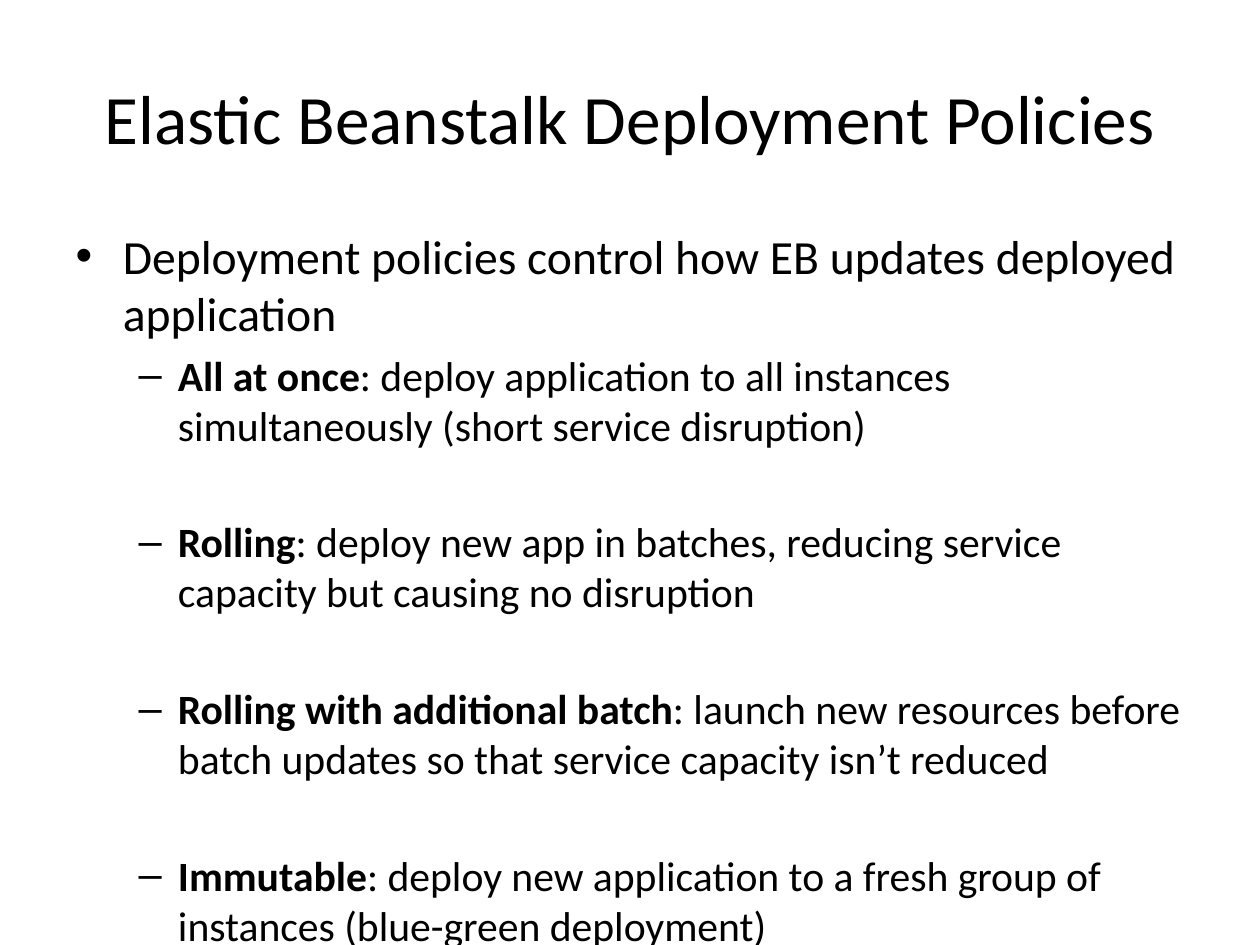
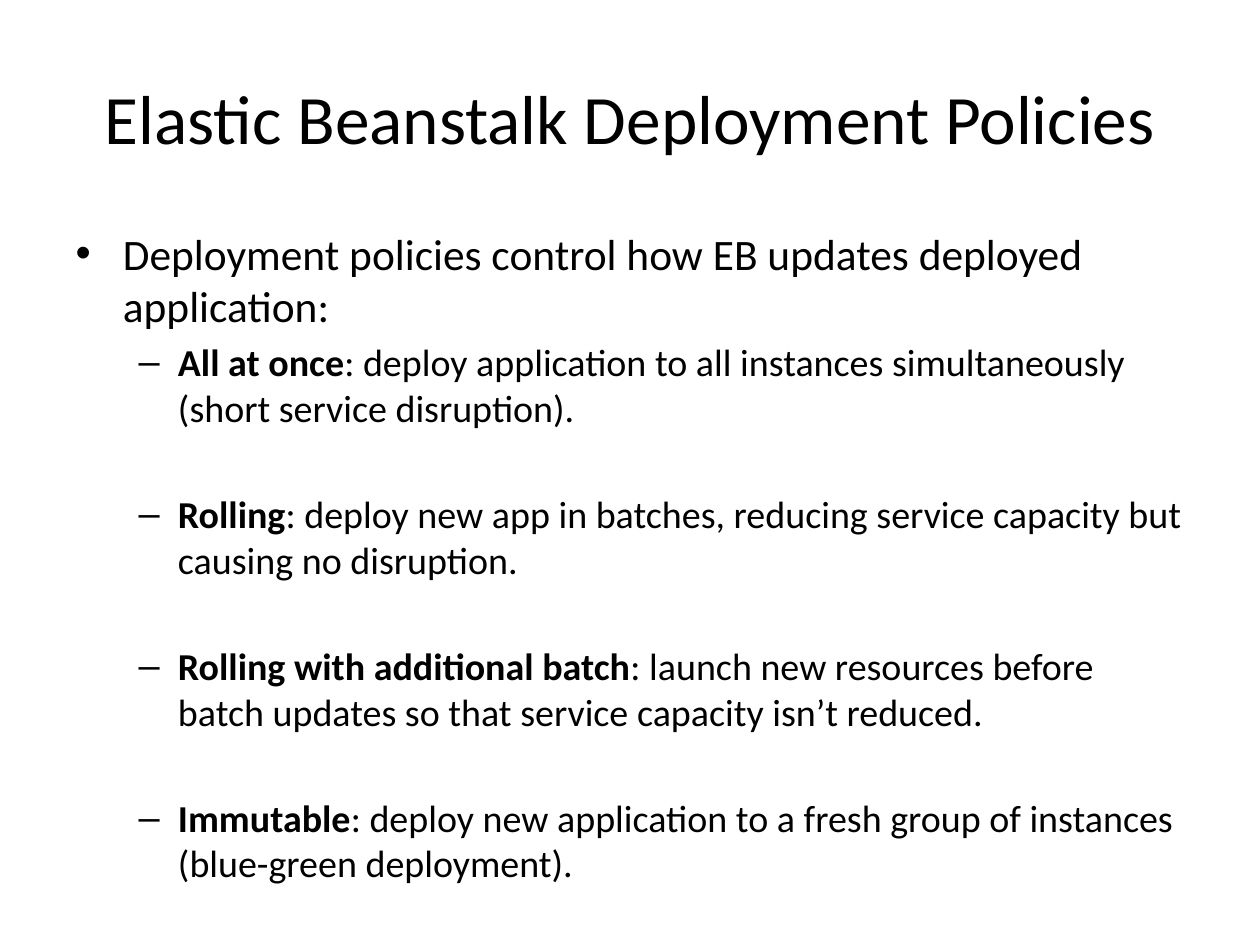
Before and after one commit to jasondbaker/infrastructure-class, a slide deck: slide 35 of infrastructure-week-6.pptx (slide 36 before the commit). Drawn at 1260x945 pixels with LibreOffice and Linux fonts; fonts in the diff are those of the drawing. Boxes give left, top, right and bottom in pixels: in the first picture for what was removed or moved away, otherwise in the second. Text is boxed around its words. In the diff, an @@ line names an element or a change of style, - is before the commit and + after.

```diff
--- a/infrastructure-week-6.pptx
+++ b/infrastructure-week-6.pptx
@@ text at [123, 240, 1181, 839]: text changed; size 23.8 to 21.7 pt @@
-• Deployment policies control how EB updates deployed application
-  – All at once: deploy application to all instances simultaneously (short service disruption)
-  – Rolling: deploy new app in batches, reducing service capacity but causing no disruption
-  – Rolling with additional batch: launch new resources before batch updates so that service capacity isn’t reduced
-  – Immutable: deploy new application to a fresh group of instances (blue-green deployment)
+• Deployment policies control how EB updates deployed application:
+  – All at once: deploy application to all instances simultaneously (short service disruption).
+  – Rolling: deploy new app in batches, reducing service capacity but causing no disruption.
+  – Rolling with additional batch: launch new resources before batch updates so that service capacity isn’t reduced.
+  – Immutable: deploy new application to a fresh group of instances (blue-green deployment).
```
Also in this commit, not shown: 27 other slides changed, 1 slide added, 2 slides removed, 1 other file.
